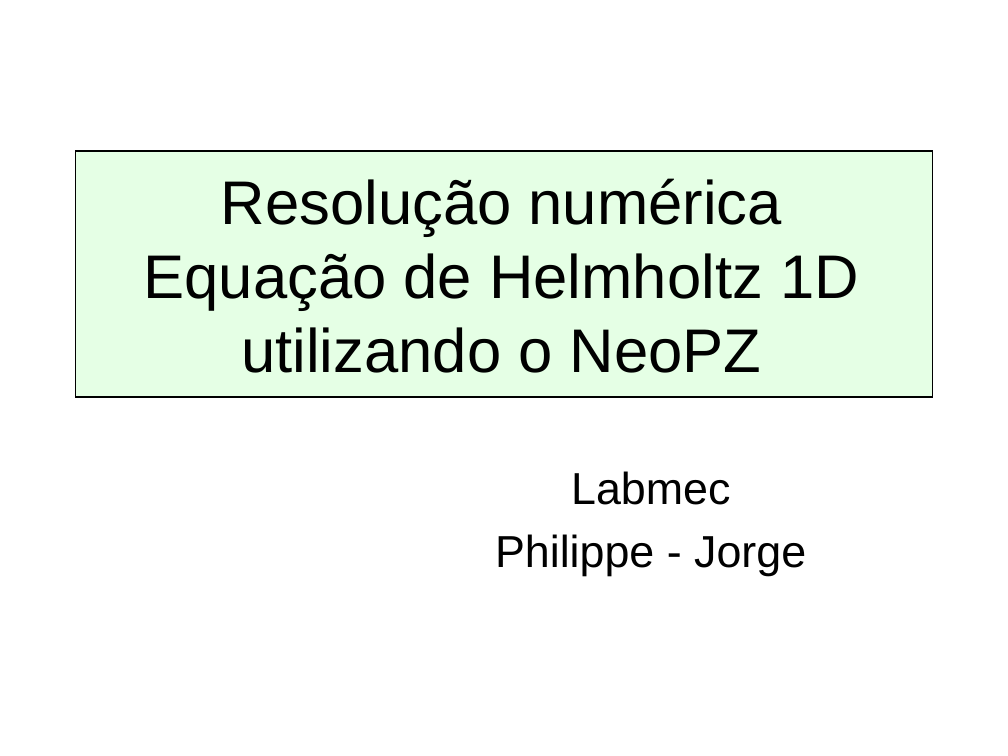
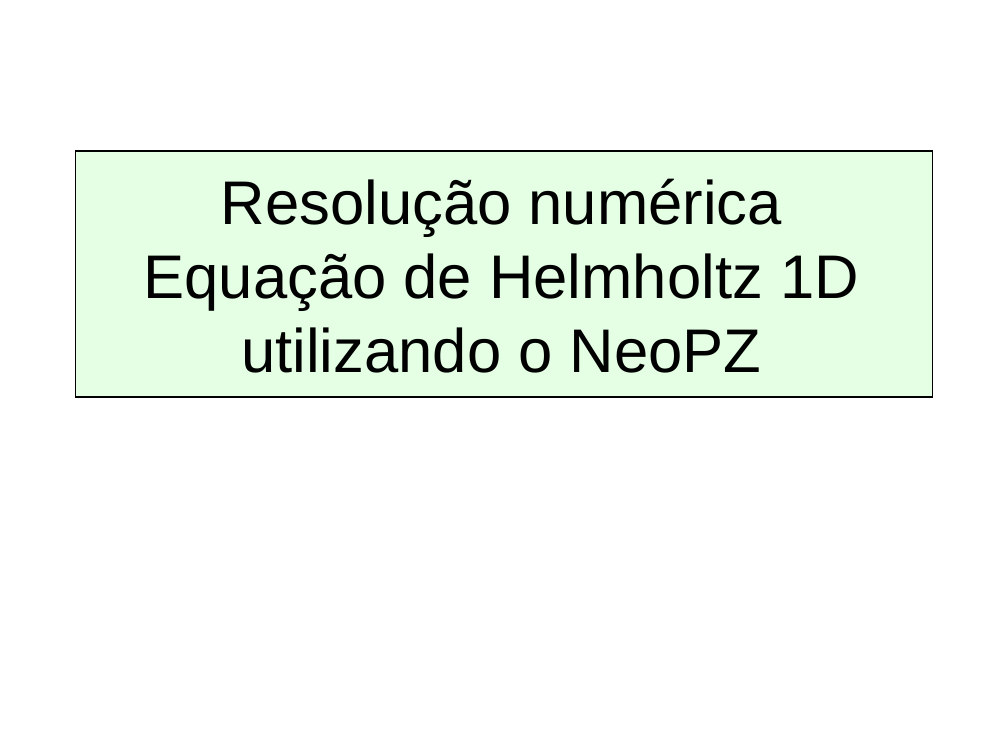
Before and after one commit to labmec/neopz, a slide deck: slide 1 of Projects/Helmholtz1D/Helmhotz_1D.ppt. Drawn at 1008x756 pixels with LibreOffice and Linux fonts; fonts in the diff are those of the drawing; background and template pictures are left out. Boxes give left, top, right and bottom in pixels: in the first picture for what was removed or moved away, otherwise in the second. Text is boxed around its words. In the diff, an @@ line names an element or a change of style, - is before the commit and + after.

Commit message:
Inserting logos

```diff
--- a/Projects/Helmholtz1D/Helmhotz_1D.ppt
+++ b/Projects/Helmholtz1D/Helmhotz_1D.ppt
@@ subtitle removed at [495,471,806,576] @@
-Labmec
-Philippe - Jorge
```
